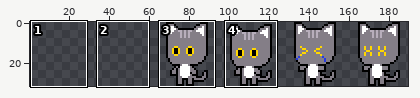
Sprite sheet: assets/gato1-Sheet.png. The picture above shows the old version from afar; the outline marks the close-up.
Close-up. The starting point:
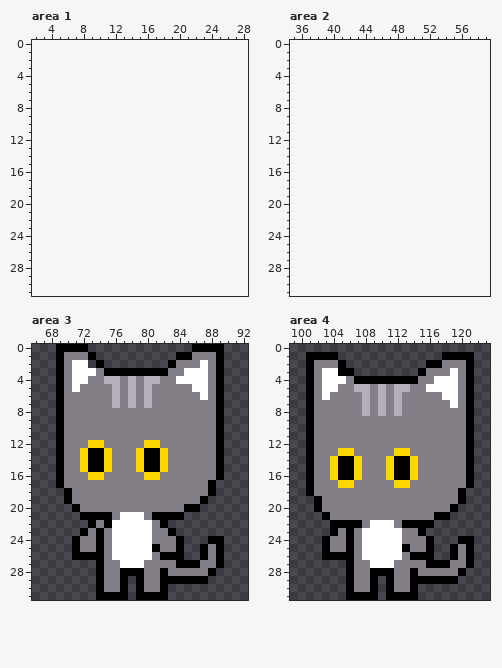
The file is 128x32 pixels. Shown: area 1: x 2..28, y 0..31; area 2: x 35..59, y 0..31; area 3: x 66..92, y 0..31; area 4: x 99..123, y 0..31. The old version is drawn lined up with the new one, on the new canvas. The wide view leaves out empty margins. The commit also changed other parts of the picture, which this record leaves out.
The result:
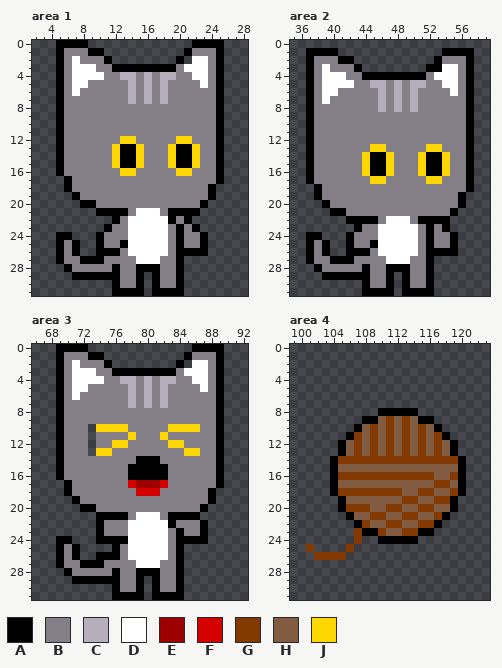
Palette (. is transparent): A #000000  B #847e87  C #b7aebb  D #ffffff  E #9c0000  F #d40000  G #823902  H #825c40  J #ffd700
Difference:
canvas 128x32 -> 192x32, the old top-left corner now at 63,0
Changed rows in their new state; - is an unchanged pixel.
Area 1:
first column x 5:
 0 AAAA-------------AAAA
 1 ABBBAA----------ABBBA
 2 ABDBBBA--------A-DDBA
 3 ABDDDBBAAAAAAAABDDDBA
 4 ABDDDDBBCCBCBCCBBDDBA
 5 ABDDBBBBBCBCBCBBBBDBA
 6 ABDBBBBBBCBCBCBBBBBBA
 7 ABBBBBBBBCBCBCBBBBBBA
 8 ABBBBBBBBBBBBBBBBBBBA
 9 ABBBBBBBBBBBBBBBBBBBA
10 ABBBBBBBBBBBBBBBBBBBA
11 ABBBBBBBBBBBBBBBBBBBA
12 ABBBBBBBJJBBBBBJJBBBA
13 ABBBBBBJAAJBBBJAAJBBA
14 ABBBBBBJAAJBBBJAAJBBA
15 ABBBBBBJAAJBBBJAAJBBA
16 ABBBBBBBJJBBBBBJJBBBA
17 -ABBBBBBBBBBBBBBBBBBA
18 -ABBBBBBBBBBBBBBBBBA-
19 --ABBBBBBBBBBBBBBBBA-
20 ---AABBBBBBBBBBBBBA--
21 -----AAAABDDDBAAAA---
22 -------ABDDDDDABA----
23 ------ABBDDDDDBABA---
24 AA---ABBBDDDDDBABBA--
25 ABA--ABBADDDDDBABBA--
26 ABA--AAABDDDDDBAAAA--
27 ABBAAABBBBDDDBBA-----
28 -ABBBBBABBAAABBA-----
29 --AAAAAABBA-ABBA-----
30 -------ABBA-ABBA-----
31 -------AAAA-AAAA-----
Area 2:
first column x 37:
 1 AAAA-------------AAAA
 2 ABBBAA----------ABBBA
 3 ABDBBBA--------AADDBA
 4 ABDDDBBAAAAAAAABDDDBA
 5 ABDDDDBBCCBCBCCBBDDBA
 6 ABDDBBBBBCBCBCBBBBDBA
 7 ABDBBBBBBCBCBCBBBBBBA
 8 ABBBBBBBBCBCBCBBBBBBA
 9 ABBBBBBBBBBBBBBBBBBBA
10 ABBBBBBBBBBBBBBBBBBBA
11 ABBBBBBBBBBBBBBBBBBBA
12 ABBBBBBBBBBBBBBBBBBBA
13 ABBBBBBBJJBBBBBJJBBBA
14 ABBBBBBJAAJBBBJAAJBBA
15 ABBBBBBJAAJBBBJAAJBBA
16 ABBBBBBJAAJBBBJAAJBBA
17 ABBBBBBBJJBBBBBJJBBBA
18 -ABBBBBBBBBBBBBBBBBBA
19 -ABBBBBBBBBBBBBBBBBA-
20 --ABBBBBBBBBBBBBBBBA-
21 ---AABBBBBBBBBBBBBA--
22 -----AAAABDDDBAAAA---
23 ------ABBDDDDDBABA---
24 AA---ABBBDDDDDBABBA--
25 ABA--ABBADDDDDBABBA--
26 ABA--AAABDDDDDBAAAA--
27 ABBAAABBBBDDDBBA-----
28 -ABBBBBABBAAABBA-----
29 --AAAAAABBA-ABBA-----
30 -------ABBA-ABBA-----
31 -------AAAA-AAAA-----
Area 3:
first column x 69:
 1 -----A---------.-----
 2 ---BBBA-------.A.D---
 3 ------B-------A------
 4 ----DDBBC---BCCBB----
 5 ---D---B-----C---B---
 6 --D----B-----C----B--
 7 -------B-----C-------
10 ----.JJJJ-----JJJJ---
11 ----.----J---J-------
12 ----.B-JJ--BB-JJ-----
13 ---B.J----BBBB--JJ---
14 ---BBBB---A--B-------
15 ---BBBB--AA--A-------
16 ----BB---AAAAA-------
17 .A-------FEEEF-----BA
18 ----------FFF--------
19 -.A---------------BA-
20 --.AA-----------BBA--
21 ---..--AAB-DDB--AA---
22 ----.ABBB---DDABBBA--
23 ---..--BB---DDBABBA--
24 AA...-AAA---DD--AAA..
25 AB-....AB---DD----...
26 AB-..-AAB---DDB---...
27 ABBAA---BB-DD---.....
28 -ABBBB-ABB-AAB-A....-
29 --AAA-AABB-.ABB-...--
30 -----..ABB-.ABBA-----
31 -----..--A-.--AA-----
Area 4:
first column x 101:
 1 ....-------------....
 2 .....----------......
 3 ......--------.......
 4 .....................
 5 .....................
 6 .....................
 7 .....................
 8 .........AAAAA.......
 9 .......AAHGHGHAA.....
10 ......AHGHGHGHGHA....
11 .....AGHGHGHGHGHGA...
12 ....AHGHGHGHGHGHGHA..
13 ....AHGHGHGHGHGHGHA..
14 ...AGGGGGGGGGGGGGGGA.
15 ...AHHHHHHHHHHHHHHHA.
16 ...AGGGGGGGGGGGGHHGA.
17 ...AHHHHHHHHHHHHGGHA.
18 ...AGGGGGGGGHHGGHHG--
19 -...AHHHHHHHGGHHGGA.-
20 -...AGGGHHGGHHGGHH---
21 --...AHHGGHHGGHHG----
22 ---...-GHHGGHHGGA----
23 ---...GAAGHHGG-A-----
24 --....G..AAAAA..---..
25 G-...G..........--...
26 -GGGG...........--...
27 -----................
28 -----...............-
29 -----....-.........--
30 -----....-....-------
31 -----....-....-------
Pixel boxes of the changes (left, top, right, bottom) in both close-ups:
added: (56, 40, 224, 296)
added: (306, 48, 474, 296)
changed: (56, 352, 224, 600)
changed: (306, 352, 474, 600)
